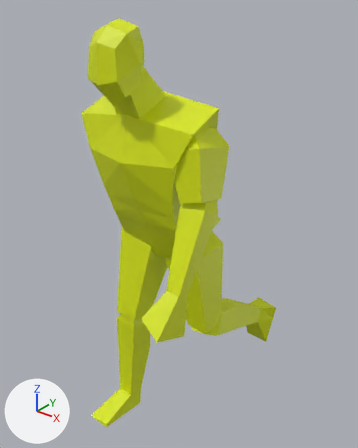
The Blender file Godot/Blender/Behold_A_Man/behold_a_man.blend as it was, and as the next commit left it.
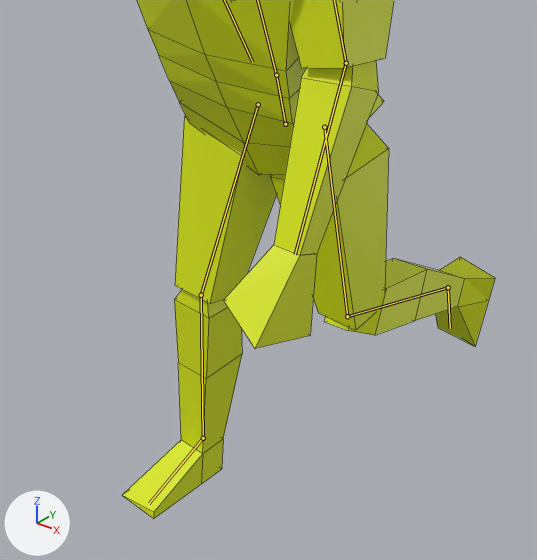
Each version is shown whole from a 50 mm lens placed at (1.186, -1.438, 1.901), pointed at (-0.024, 0.075, 0.963), then close up on the part from 8% to 83% of the width and 38% to 100% of the height. The lights are fixed; the arrows at lower left show +X, +Y and +Z. Both versions are drawn at frame 14 of the action 'run_loop'; the numbers are the values there. The bones that bend it are drawn over the model as lines in the close-ups. The close-ups show mesh edges as thin lines.
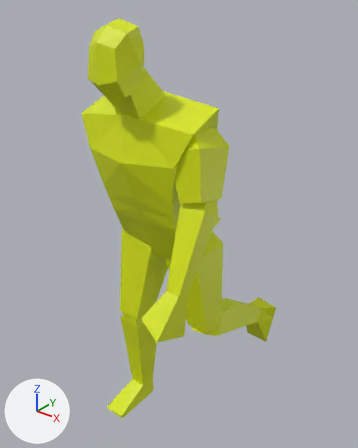
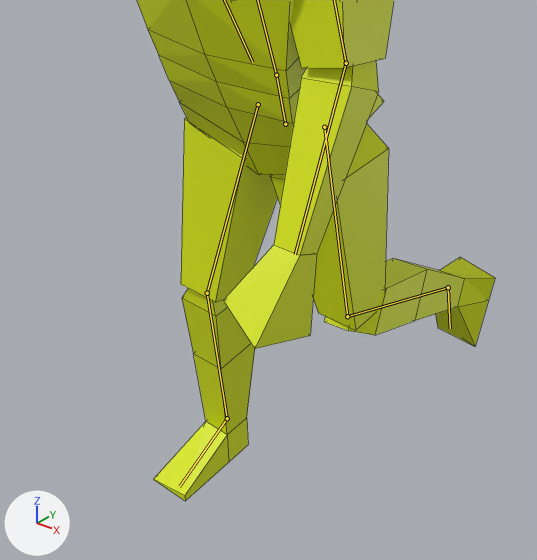
Edits to the bpy script that builds the scene:
```text
Change bone_iklegtarget_r:
    where bone_iklegtarget_r = bpy.data.objects['Armature'].pose.bones['iklegtarget.r']
    bone_iklegtarget_r.location: (0.0, -0.193, -0.005) -> (0.0, -0.105, -0.005)
    bone_iklegtarget_r.rotation_quaternion: (0.998, 0.055, 0.0, 0.005) -> (0.999, -0.01, 0.0, 0.0)  # degrees (6, 0, 1) -> degrees (-1, 0, 0)
```

Pixel boxes (x1, y1, x2, y2) of what changed, in the close-ups (537 x 560 px):
'Cube', posed: before (122, 0, 495, 519); after (137, 0, 495, 501)
